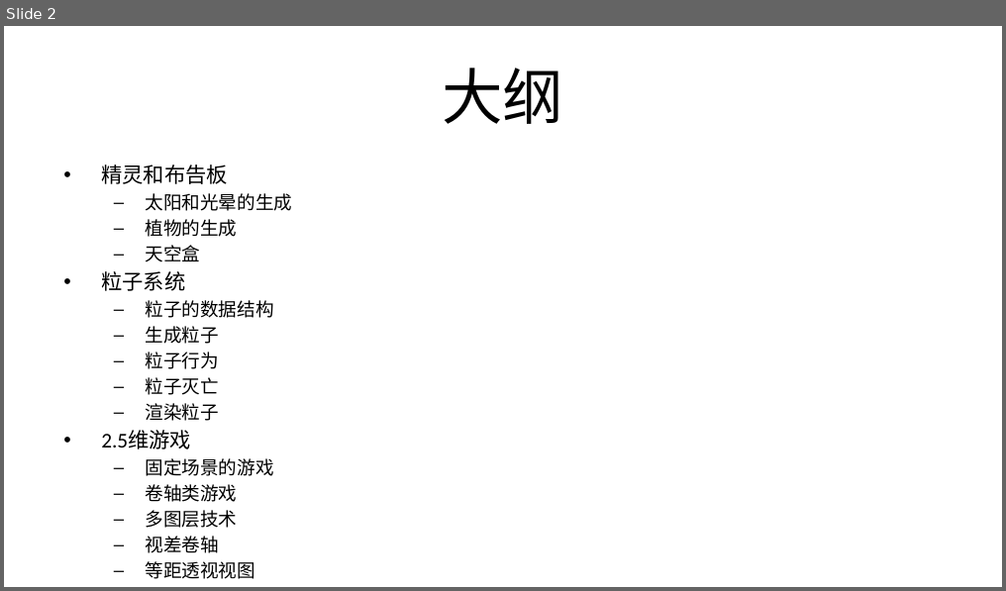
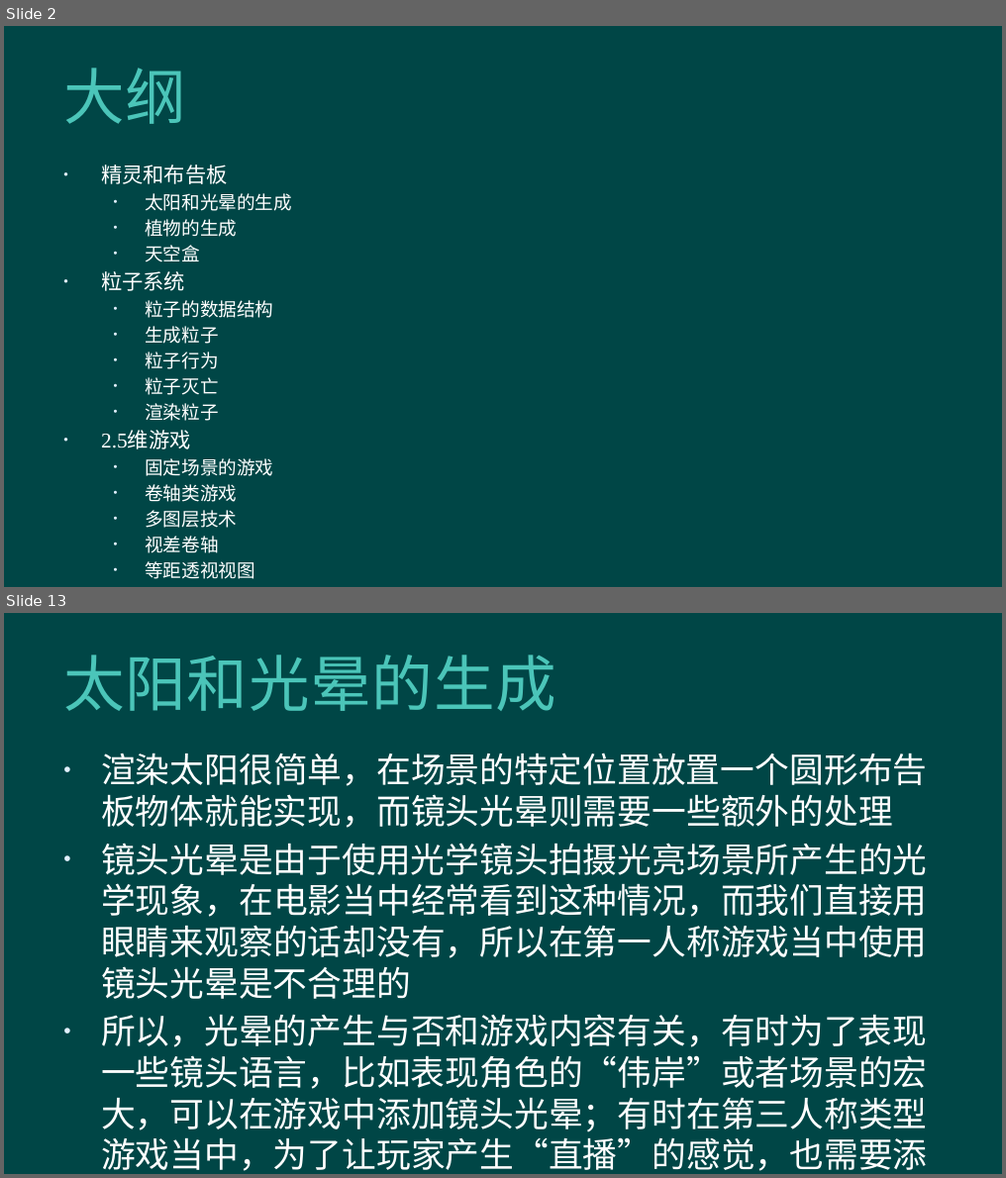
Before and after one commit to hanhonglei/Course_GameEngine, a slide deck: Slides/Principle/10 二维渲染技术/10 二维渲染技术.pptx. Shown one above the other, each under a label of ours: slide 2 before the commit, slides 2 and 13 after it; the slides between them are not shown. The pictures are 1006x591 and 1006x1178 pixels, drawn with LibreOffice and Linux fonts; fonts in the diff are those of the drawing; background and template pictures are left out. Boxes give left, top, right and bottom in pixels: in the first picture for what was removed or moved away, otherwise in the second. Text is boxed around its words. In the diff, an @@ line names an element or a change of style, - is before the commit and + after.

```diff
--- a/Slides/Principle/10 二维渲染技术/10 二维渲染技术.pptx
+++ b/Slides/Principle/10 二维渲染技术/10 二维渲染技术.pptx
@@ slide 13 added at (4, 613, 1002, 1174), background #004646 @@
@@ title added at (63, 655, 556, 711), 44 pt, text #4BC5B9 @@
+太阳和光晕的生成
@@ text added at (101, 753, 928, 1171), 24.8 pt, text #FFFFFF @@
+• 渲染太阳很简单，在场景的特定位置放置一个圆形布告板物体就能实现，而镜头光晕则需要一些额外的处理
+• 镜头光晕是由于使用光学镜头拍摄光亮场景所产生的光学现象，在电影当中经常看到这种情况，而我们直接用眼睛来观察的话却没有，所以在第一人称游戏当中使用镜头光晕是不合理的
+• 所以，光晕的产生与否和游戏内容有关，有时为了表现一些镜头语言，比如表现角色的“伟岸”或者场景的宏大，可以在游戏中添加镜头光晕；有时在第三人称类型游戏当中，为了让玩家产生“直播”的感觉，也需要添加光晕。
@@ slide 2 changed as well @@
@@ background #FFFFFF to #004646 @@
@@ title "大纲" at (63, 68, 186, 124): font Calibri to Arial, text colour #000000 to #4BC5B9, letter spacing 0 to 0.5 pt; alignment centre to left @@
@@ text "精灵和布告板" at (101, 165, 292, 579): font Calibri to Times New Roman, text colour #000000 to #FFFFFF; bullet – to • @@
```
Also in this commit, not shown: 1 other slide changed, 80 other slides added, 46 other files.
